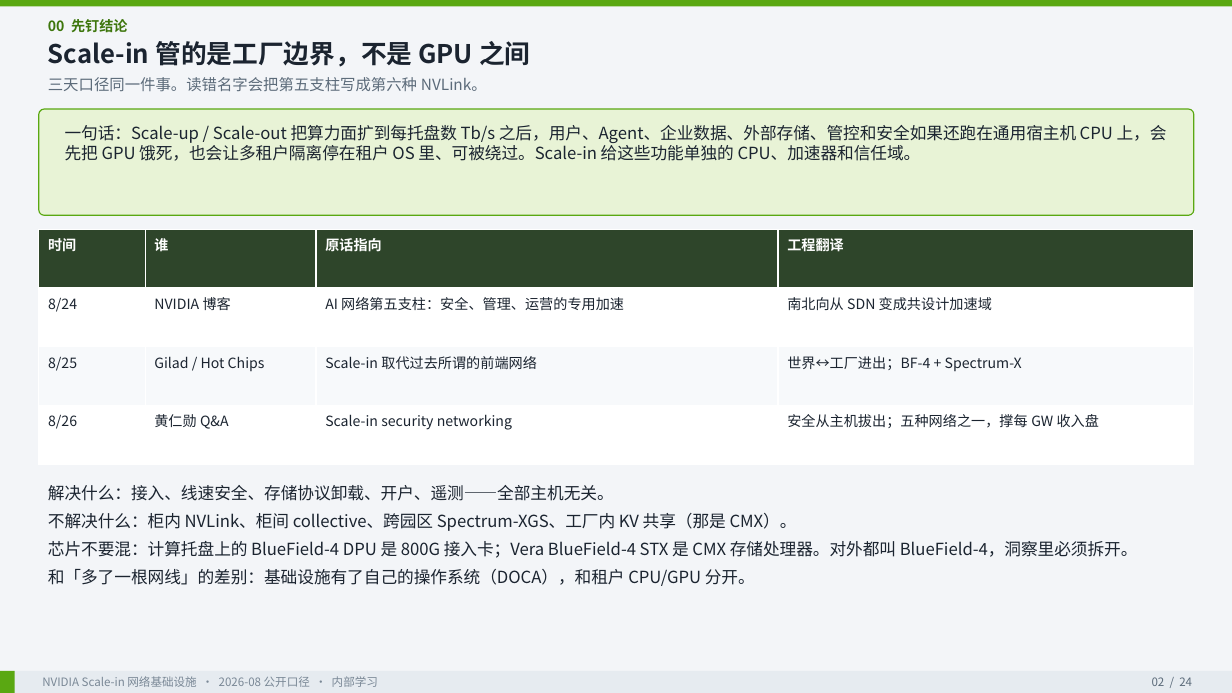
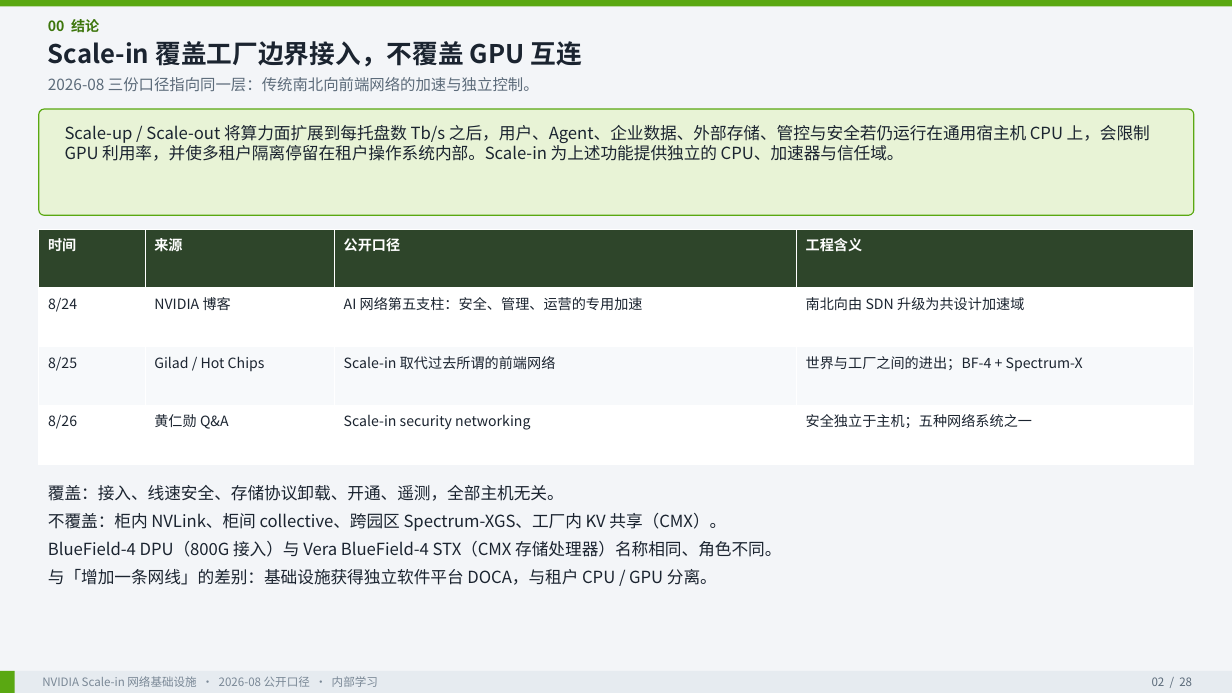
Before and after one commit to ghsshou/ai_work, a slide deck: slide 2 of docs/nvidia-scale-in/NVIDIA_Scale_in_网络基础设施洞察.pptx. Drawn at 1232x693 pixels with LibreOffice and Linux fonts; fonts in the diff are those of the drawing. Boxes give left, top, right and bottom in pixels: in the first picture for what was removed or moved away, otherwise in the second. Text is boxed around its words. In the diff, an @@ line names an element or a change of style, - is before the commit and + after.

```diff
--- a/docs/nvidia-scale-in/NVIDIA_Scale_in_网络基础设施洞察.pptx
+++ b/docs/nvidia-scale-in/NVIDIA_Scale_in_网络基础设施洞察.pptx
@@ text at (48, 19, 99, 32): text changed @@
-00 先钉结论
+00 结论
@@ text at (48, 41, 582, 67): text changed @@
-Scale-in 管的是工厂边界，不是 GPU 之间
+Scale-in 覆盖工厂边界接入，不覆盖 GPU 互连
@@ text at (48, 77, 539, 91): text changed @@
-三天口径同一件事。读错名字会把第五支柱写成第六种 NVLink。
+2026-08 三份口径指向同一层：传统南北向前端网络的加速与独立控制。
@@ text at (65, 125, 1150, 161): text changed @@
-一句话：Scale-up / Scale-out 把算力面扩到每托盘数 Tb/s 之后，用户、Agent、企业数据、外部存储、管控和安全如果还跑在通用宿主机 CPU 上，会先把 GPU 饿死，也会让多租户隔离停在租户 OS 里、可被绕过。Scale-in 给这些功能单独的 CPU、加速器和信任域。
+Scale-up / Scale-out 将算力面扩展到每托盘数 Tb/s 之后，用户、Agent、企业数据、外部存储、管控与安全若仍运行在通用宿主机 CPU 上，会限制 GPU 利用率，并使多租户隔离停留在租户操作系统内部。Scale-in 为上述功能提供独立的 CPU、加速器与信任域。
@@ table at (39, 229, 1194, 465) @@
-row 1: 时间 | 谁 | 原话指向 | 工程翻译
+row 1: 时间 | 来源 | 公开口径 | 工程含义
-row 2, column 4: 南北向从 SDN 变成共设计加速域
+row 2, column 4: 南北向由 SDN 升级为共设计加速域
-row 3, column 4: 世界↔工厂进出；BF-4 + Spectrum-X
+row 3, column 4: 世界与工厂之间的进出；BF-4 + Spectrum-X
-row 4, column 4: 安全从主机拔出；五种网络之一，撑每 GW 收入盘
+row 4, column 4: 安全独立于主机；五种网络系统之一
@@ text at (48, 485, 781, 585): text changed @@
-解决什么：接入、线速安全、存储协议卸载、开户、遥测——全部主机无关。
-不解决什么：柜内 NVLink、柜间 collective、跨园区 Spectrum-XGS、工厂内 KV 共享（那是 CMX）。
-芯片不要混：计算托盘上的 BlueField-4 DPU 是 800G 接入卡；Vera BlueField-4 STX 是 CMX 存储处理器。对外都叫 BlueField-4，洞察里必须拆开。
-和「多了一根网线」的差别：基础设施有了自己的操作系统（DOCA），和租户 CPU/GPU 分开。
+覆盖：接入、线速安全、存储协议卸载、开通、遥测，全部主机无关。
+不覆盖：柜内 NVLink、柜间 collective、跨园区 Spectrum-XGS、工厂内 KV 共享（CMX）。
+BlueField-4 DPU（800G 接入）与 Vera BlueField-4 STX（CMX 存储处理器）名称相同、角色不同。
+与「增加一条网线」的差别：基础设施获得独立软件平台 DOCA，与租户 CPU / GPU 分离。
@@ text at (1152, 677, 1192, 686): text changed @@
-02 / 24
+02 / 28
```
Also in this commit, not shown: 23 other slides changed, 4 slides added, 4 other files.
